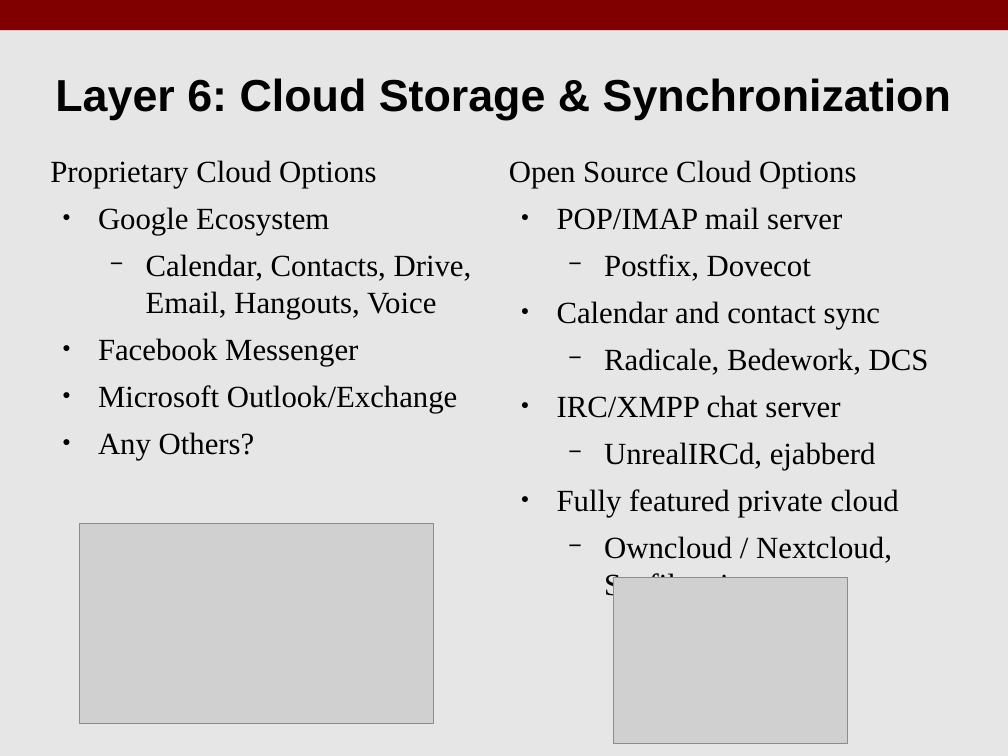
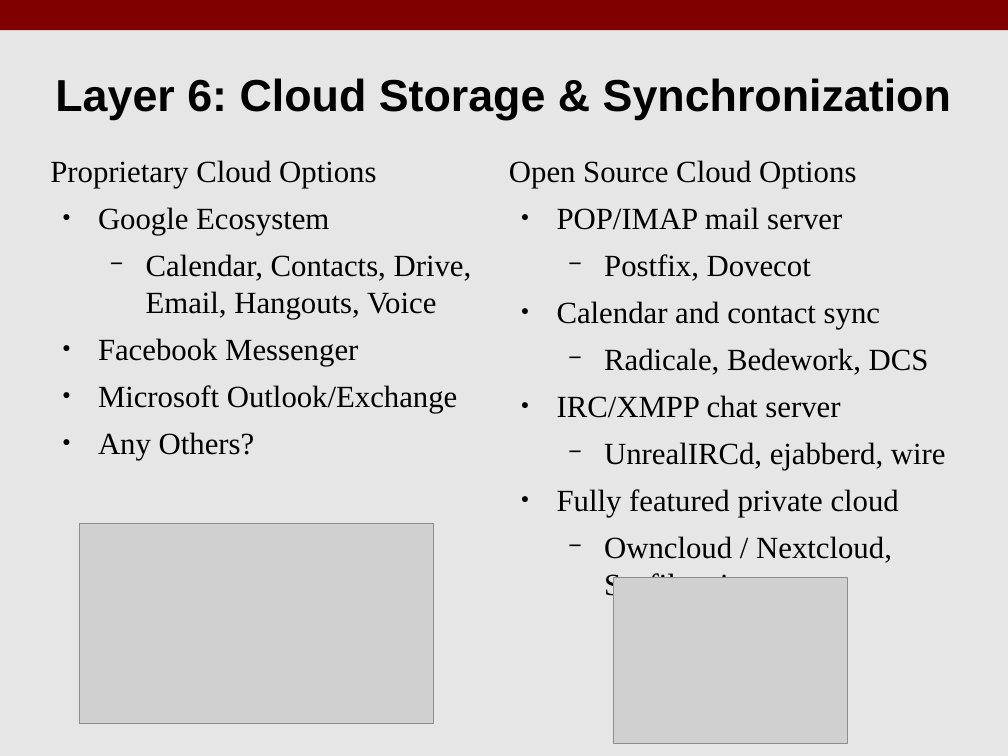
Before and after one commit to benroose/presentations, a slide deck: slide 17 of open_source_android/KLF17_Open_Source_Android.odp. Drawn at 1008x756 pixels with LibreOffice and Linux fonts; fonts in the diff are those of the drawing; grey boxes stand for pictures. Boxes give left, top, right and bottom in pixels: in the first picture for what was removed or moved away, otherwise in the second. Text is boxed around its words. In the diff, an @@ line names an element or a change of style, - is before the commit and + after.

```diff
--- a/open_source_android/KLF17_Open_Source_Android.odp
+++ b/open_source_android/KLF17_Open_Source_Android.odp
@@ text at <box>604,442,946,470</box>: text changed @@
-  − UnrealIRCd, ejabberd
+  − UnrealIRCd, ejabberd, wire
```
Also in this commit, not shown: 1 other slide changed, 1 other file.
